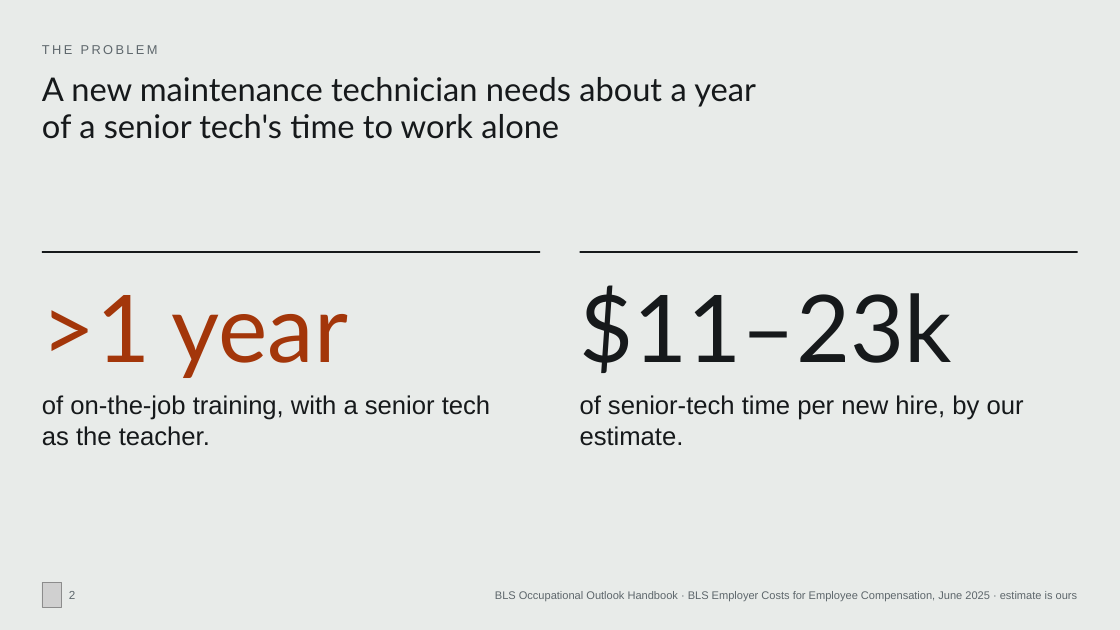
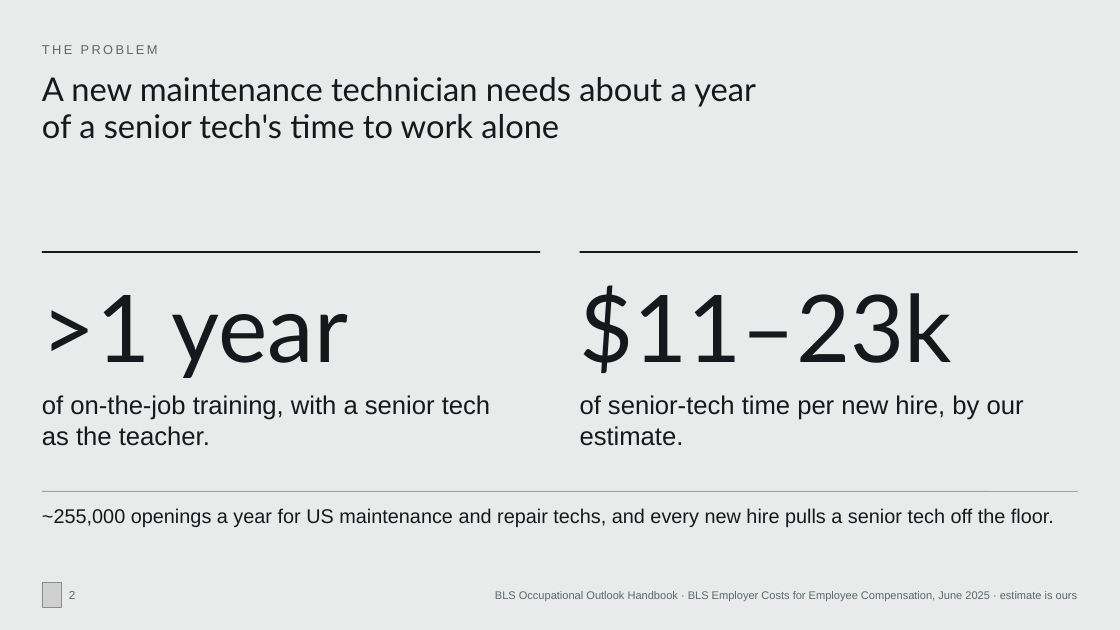
Before and after one commit to MonishSaravana/praxis, a slide deck: slide 2 of deck/Praxis_SAH_Oct2026.pptx. Drawn at 1120x630 pixels with LibreOffice and Linux fonts; fonts in the diff are those of the drawing; grey boxes stand for pictures. Boxes give left, top, right and bottom in pixels: in the first picture for what was removed or moved away, otherwise in the second. Text is boxed around its words. In the diff, an @@ line names an element or a change of style, - is before the commit and + after.

```diff
--- a/deck/Praxis_SAH_Oct2026.pptx
+++ b/deck/Praxis_SAH_Oct2026.pptx
@@ text ">1 year" at (x1=42, y1=295, x2=348, y2=378): text colour #A3360A to #16191B @@
@@ line added from (42, 492) to (1078, 492), #9AA3A7 0.75 pt @@
@@ text added at (x1=42, y1=508, x2=1054, y2=527), 17 pt, text #16191B @@
+~255,000 openings a year for US maintenance and repair techs, and every new hire pulls a senior tech off the floor.
```
Also in this commit, not shown: 17 other slides changed, 3 slides added, 2 slides removed, 51 other files.
